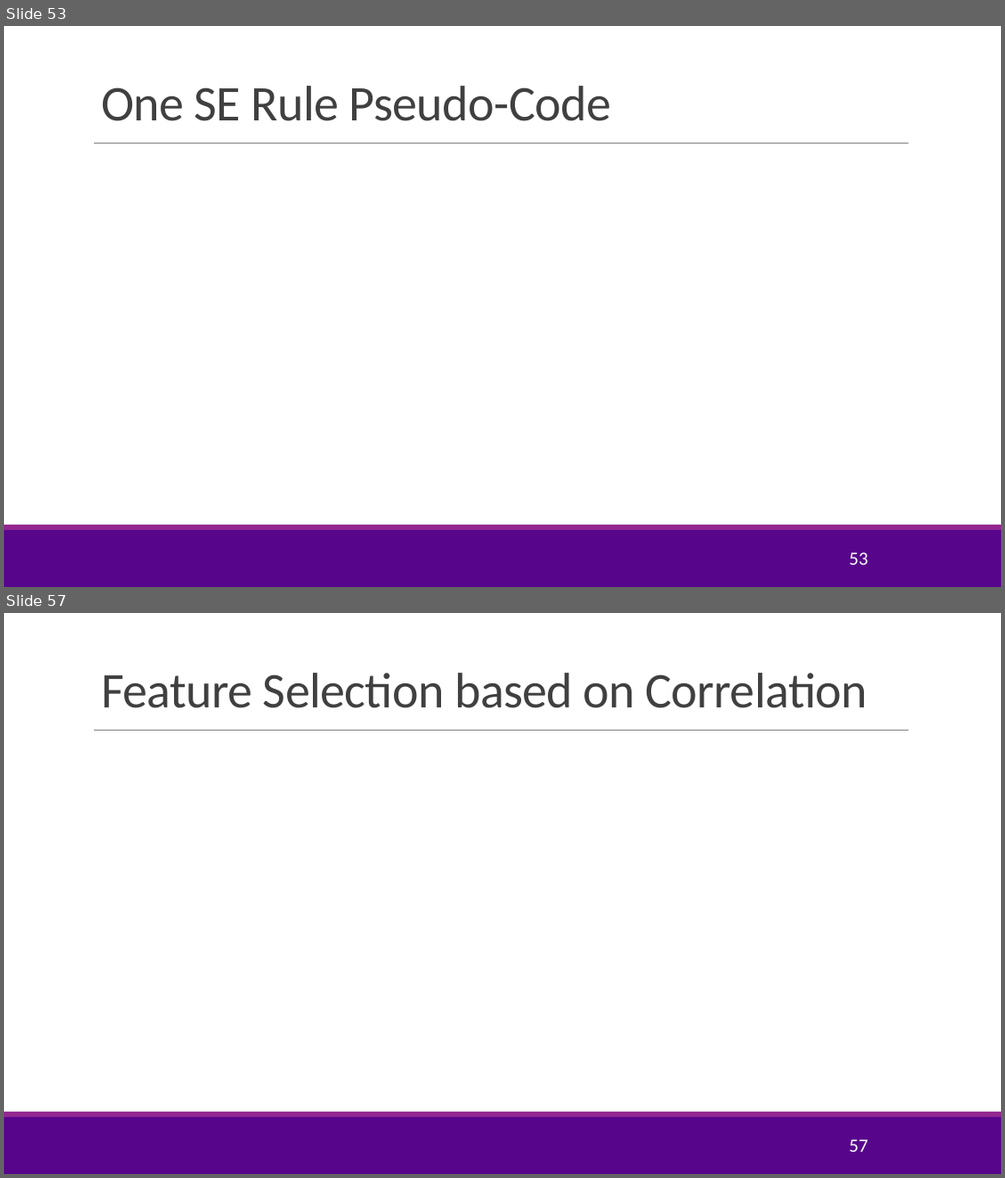
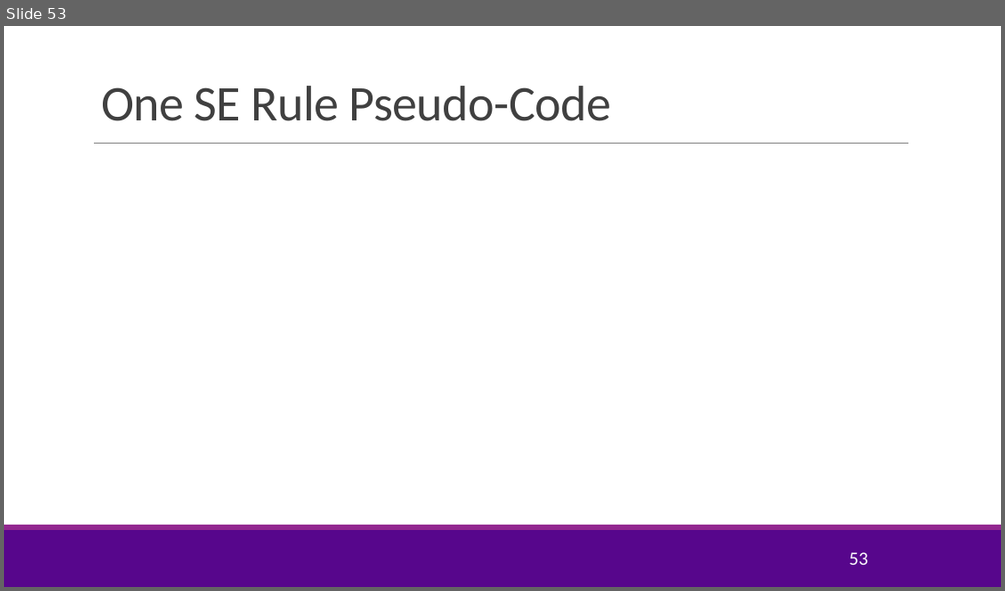
Before and after one commit to sdrangan/introml, a slide deck: lectures/Lect04_ModelSelection.pptx. Shown one above the other, each under a label of ours: slides 53 and 57 before the commit, slide 53 after it; the slides between them are not shown. The pictures are 1005x1178 and 1005x591 pixels, drawn with LibreOffice and Linux fonts; fonts in the diff are those of the drawing; grey boxes stand for pictures; background and template pictures are left out. Boxes give left, top, right and bottom in pixels: in the first picture for what was removed or moved away, otherwise in the second. Text is boxed around its words. In the diff, an @@ line names an element or a change of style, - is before the commit and + after.

```diff
--- a/lectures/Lect04_ModelSelection.pptx
+++ b/lectures/Lect04_ModelSelection.pptx
@@ slide 57 removed at box(4, 613, 1001, 1174), background #FFFFFF; not listed: 3 template elements that a slide beside it also shows @@
@@ title removed at box(101, 673, 867, 708) @@
-Feature Selection based on Correlation
@@ page number removed at box(849, 1139, 867, 1151) @@
-57
```
Also in this commit, not shown: 5 slides changed, 1 slide added, 5 other slides removed, 3 other files.
